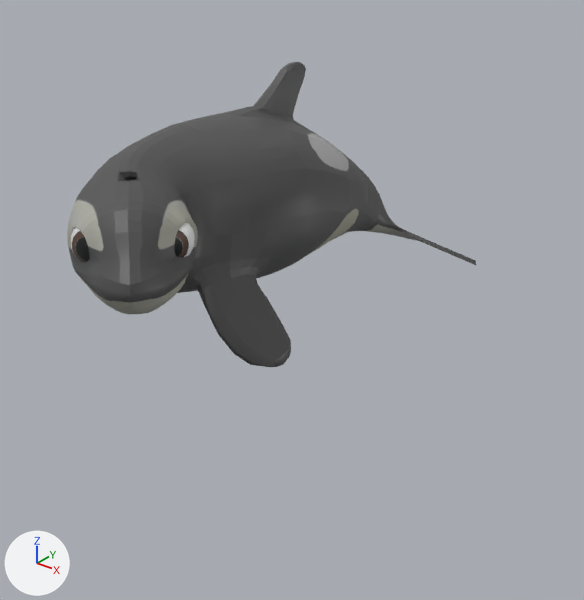
The FBX model FirstPersonWhale/Assets/Animation/scarlet_stop_pointing.fbx as it was, and as the next commit left it.
One viewpoint serves both versions: a 50 mm camera at (2.54, -3.0, 1.71) aimed at (0.39, -0.31, 0.04). Arrows for +X, +Y and +Z are at lower left; the lights stay in place. Both versions are drawn at frame 2 of the action 'Take 001'; the numbers are the values there.

In view in the first picture: 'luna:left_eye_geo', 'luna:luna_geo', 'luna:right_eye_geo'.
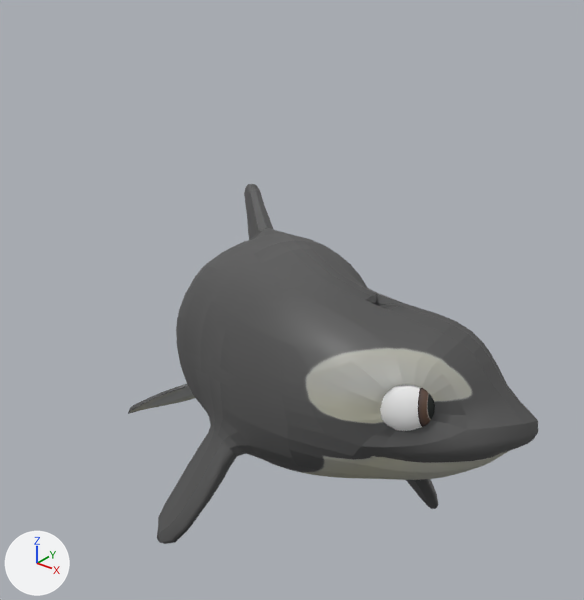
What the commit changed:
Bone 'luna:center_root_bind_joint' (bone_luna_center_root_bind_joint) moves from (0.2, 5.4, 0.0) to (-40.4, -2.5, 120.7).
Bone 'luna:center_root_bind_joint' (bone_luna_center_root_bind_joint) turns from (0, 0, -2) to (-17, 51, -27) degrees about its own x, y and z.
Bone 'luna:center_neck_bind_joint' (bone_luna_center_neck_bind_joint) turns from (0, 26, 2) to (0, 26, 11) degrees about its own x, y and z.
Bone 'luna:left_eye_bind_joint' (bone_luna_left_eye_bind_joint) turns from (0, 3, 4) to (4, 24, 9) degrees about its own x, y and z.
Bone 'luna:right_eye_bind_joint' (bone_luna_right_eye_bind_joint) turns from (-2, 19, -5) to (0, -2, 0) degrees about its own x, y and z.

What differs and where, as boxes (x1, y1, x2, y2) in the pictures (584 x 600 px):
'luna:luna_geo', posed (18% taller): before (67, 62, 476, 367); after (128, 184, 538, 544)
'luna:right_eye_geo', posed: before (71, 227, 90, 262); after (380, 384, 435, 431)
'luna:left_eye_geo', posed (not visible afterwards): before (175, 223, 195, 258)
bone 'luna:center_root_bind_joint', root to tip: before (150, 222) to (145, 152); after (316, 367) to (315, 271)
bone 'luna:center_neck_bind_joint', root to tip: before (150, 222) to (148, 188); after (316, 367) to (318, 322)
bone 'luna:left_eye_bind_joint', root to tip: before (168, 238) to (166, 213); after (436, 364) to (433, 333)
bone 'luna:right_eye_bind_joint', root to tip: before (97, 241) to (101, 265); after (402, 397) to (400, 430)
